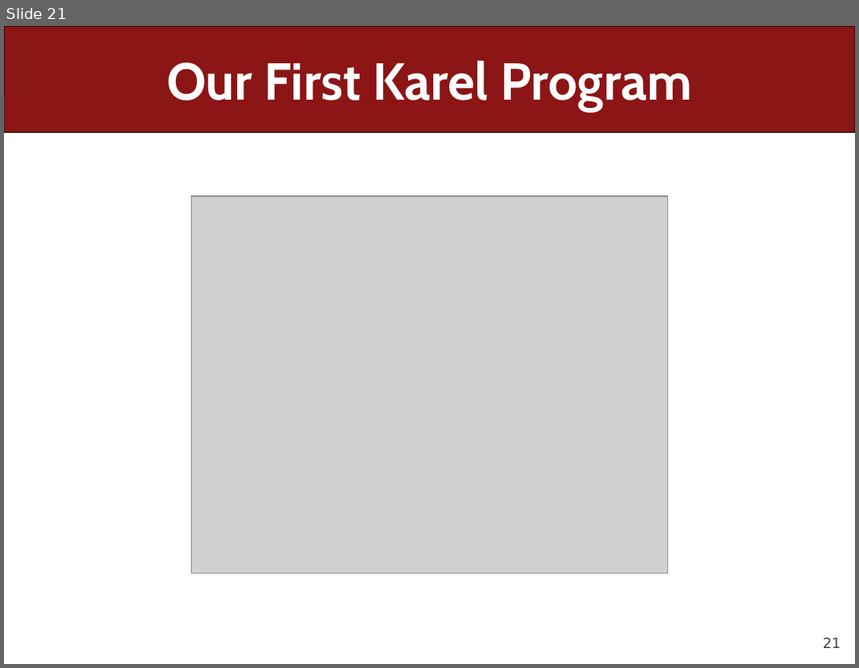
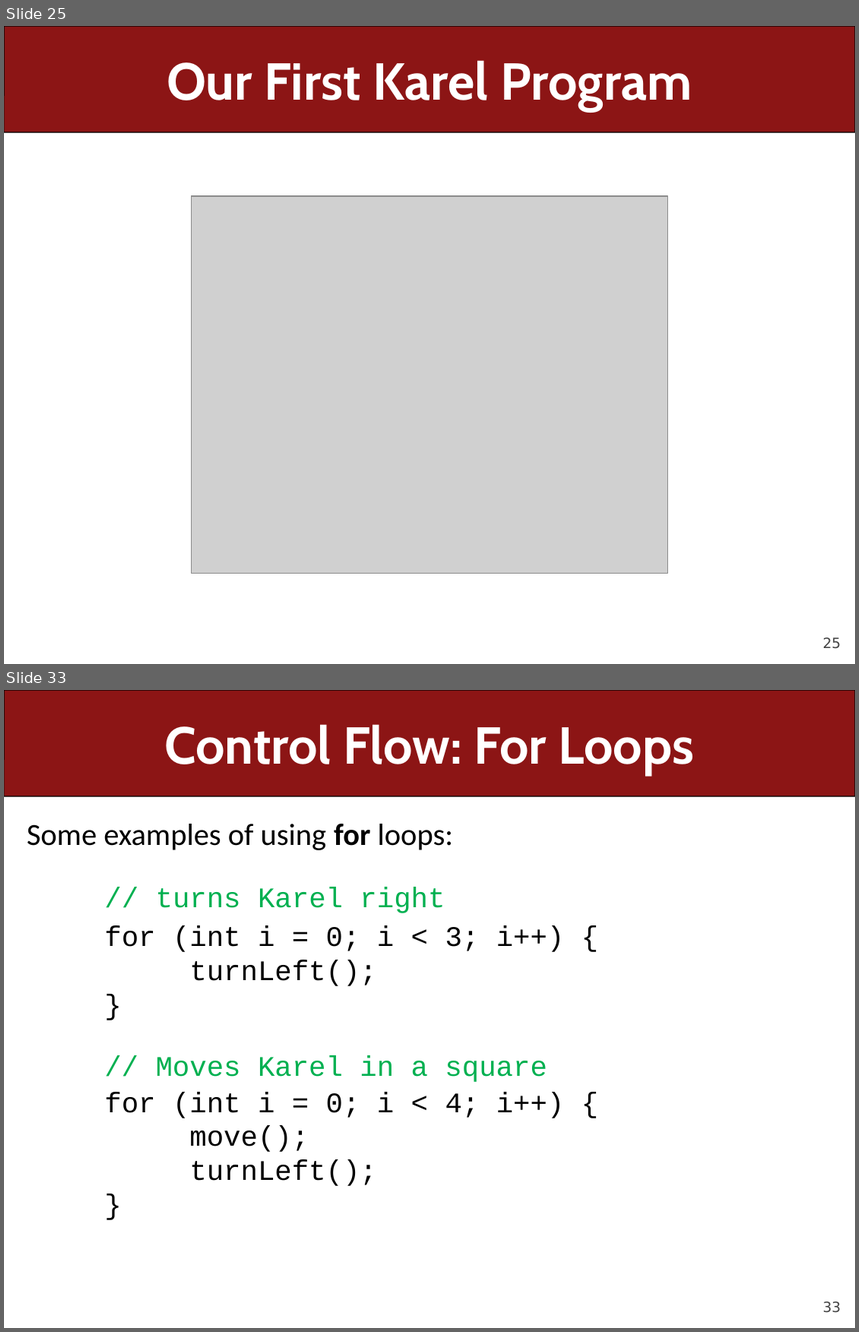
Before and after one commit to ckincaid17/cs106a-summer-2018, a slide deck: WWW/lectures/Lecture2/Lecture2.pptx. Shown one above the other, each under a label of ours: slide 21 before the commit, slides 25 and 33 after it; the slides between them are not shown. The pictures are 859x668 and 859x1332 pixels, drawn with LibreOffice and Linux fonts; fonts in the diff are those of the drawing; grey boxes stand for pictures. Boxes give left, top, right and bottom in pixels: in the first picture for what was removed or moved away, otherwise in the second. Text is boxed around its words. In the diff, an @@ line names an element or a change of style, - is before the commit and + after.

```diff
--- a/WWW/lectures/Lecture2/Lecture2.pptx
+++ b/WWW/lectures/Lecture2/Lecture2.pptx
@@ slide 33 added at [4,690,855,1328], background #FFFFFF; not listed: 2 template elements that a slide beside it also shows @@
@@ title added at [164,724,694,775], 44 pt, text #FFFFFF, bold @@
+Control Flow: For Loops
@@ text added at [27,824,454,850], 26 pt, text #000000 @@
+Some examples of using for loops:
@@ text added at [156,888,445,913], 24 pt, text #00B050 @@
+// turns Karel right
@@ text added at [104,926,565,986], 24 pt, text #000000 @@
+for (int i = 0; i < 3; i++) {
+turnLeft();
+}
@@ text added at [156,1056,547,1082], 24 pt, text #00B050 @@
+// Moves Karel in a square
@@ text added at [104,1092,565,1186], 24 pt, text #000000 @@
+for (int i = 0; i < 4; i++) {
+move();
+turnLeft();
+}
@@ what was slide 21 is now slide 25 @@
@@ page number at [823,638,842,649]: text changed @@
-21
+25
```
Also in this commit, not shown: 6 slides changed, 34 other slides added, 5 slides removed, 24 other files.
